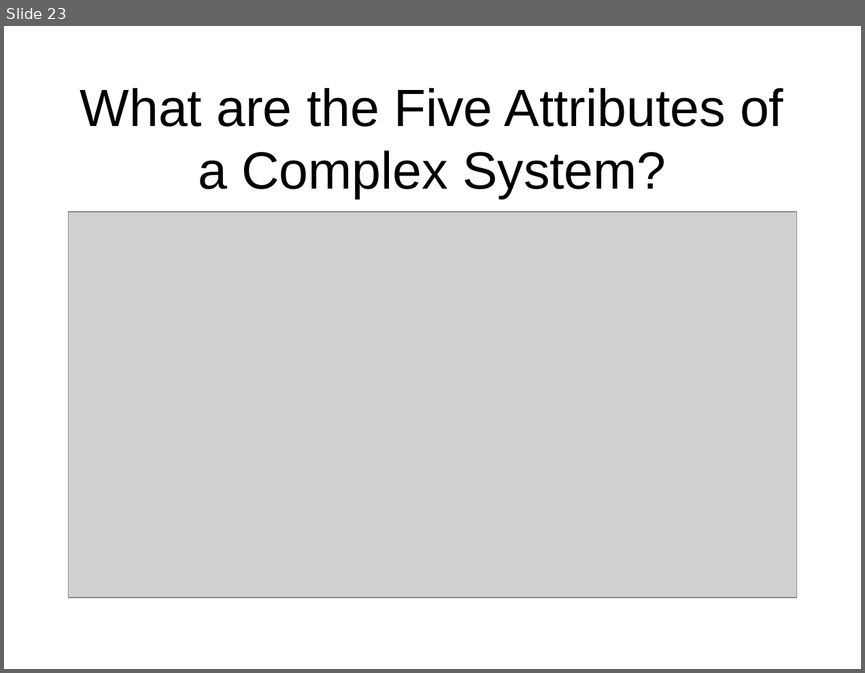
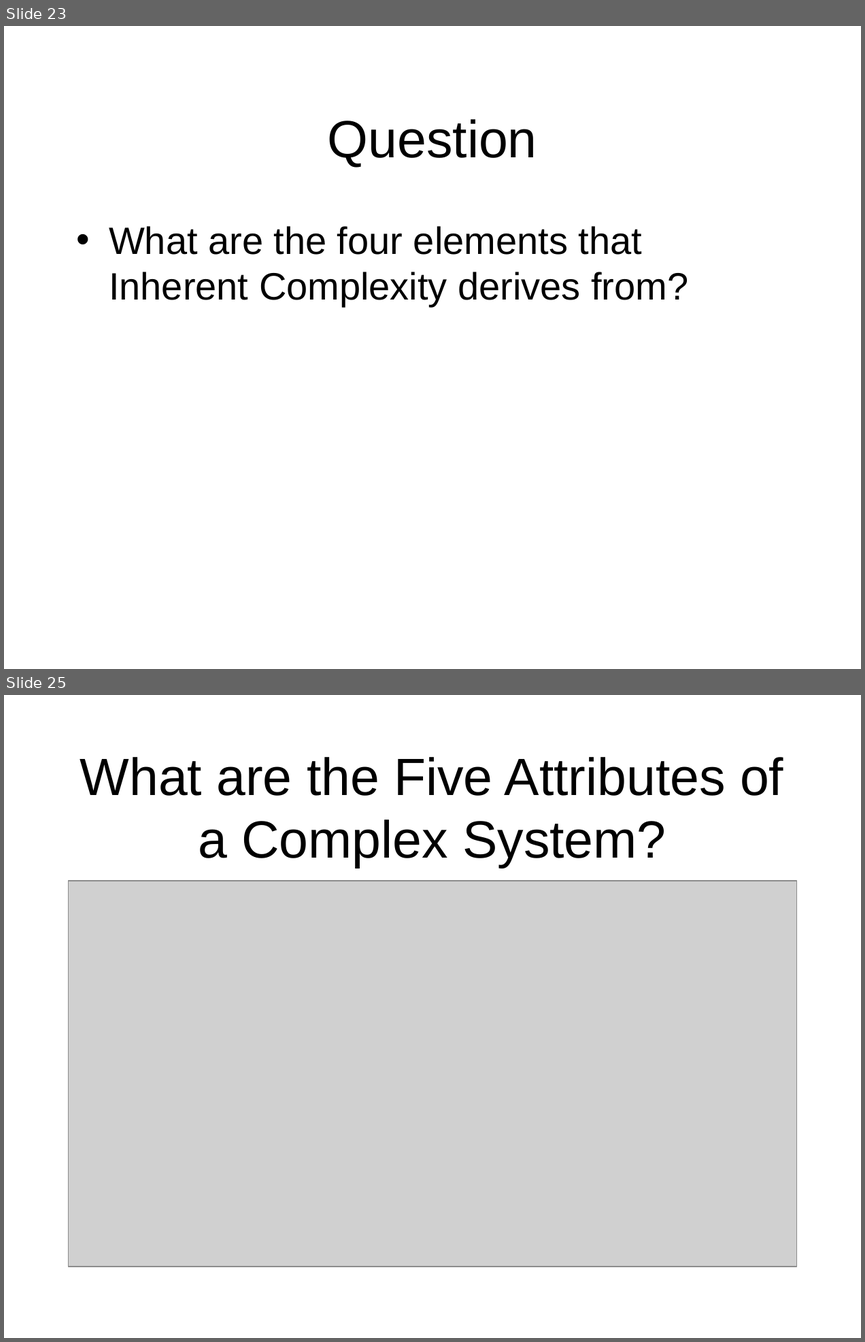
Before and after one commit to octaviordz/zjnu2017.github.io, a slide deck: OOAD/lectures/020--Complexity.ppt. Shown one above the other, each under a label of ours: slide 23 before the commit, slides 23 and 25 after it; the slides between them are not shown. The pictures are 865x673 and 865x1342 pixels, drawn with LibreOffice and Linux fonts; fonts in the diff are those of the drawing; grey boxes stand for pictures. Boxes give left, top, right and bottom in pixels: in the first picture for what was removed or moved away, otherwise in the second. Text is boxed around its words. In the diff, an @@ line names an element or a change of style, - is before the commit and + after.

Commit message:
Quiz question updates.

```diff
--- a/OOAD/lectures/020--Complexity.ppt
+++ b/OOAD/lectures/020--Complexity.ppt
@@ slide 23 added at (x1=4, y1=26, x2=861, y2=669), background #FFFFFF @@
@@ title added at (x1=328, y1=119, x2=537, y2=167), 44 pt, text #000000 @@
+Question
@@ text added at (x1=109, y1=226, x2=688, y2=307), 32 pt, text #000000 @@
+• What are the four elements that Inherent Complexity derives from?
@@ what was slide 23 is now slide 25 @@
```
Also in this commit, not shown: 7 slides changed, 3 other slides added, 3 other files.
